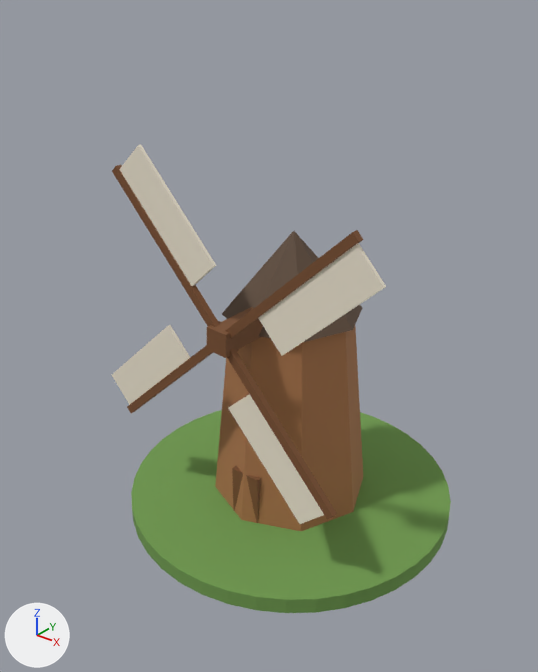
What one commit did to the glTF model modele/wiatrak.glb.
Camera for both pictures: a 50 mm lens placed at (0.975, -1.309, 1.263), pointed at (-0.019, -0.067, 0.493). The lights are fixed; the arrows at lower left show +X, +Y and +Z. The older version comes first. Where no turn or scale is listed for an object, it has been applied to the vertices. Vertices at exactly the same position are counted once.

Script lines for the objects in view, before the commit:
```python
me_mesh_0 = bpy.data.meshes.new('Mesh_0')
me_mesh_0.from_pydata(...)  # 129 vertices, 232 faces; spans x -0.42..0.42, y -0.42..0.42, z 0.0..0.74
# faces by material slot: [160, 32, 16, 24]
me_mesh_0.materials.append(mat_material_0)  # green #6f9a4e
me_mesh_0.materials.append(mat_material_1)  # brown #a9744a
me_mesh_0.materials.append(mat_material_2)  # brown #5e4a3a
me_mesh_0.materials.append(mat_material_3)  # brown #7a4f2e
me_mesh_1 = bpy.data.meshes.new('Mesh_1')
me_mesh_1.from_pydata(...)  # 72 vertices, 108 faces; spans x -0.384..0.384, y -0.02..0.02, z -0.384..0.384
# faces by material slot: [12, 48, 48]
me_mesh_1.materials.append(mat_material_3)  # brown #7a4f2e
me_mesh_1.materials.append(mat_material_4)  # brown #7a4f2e
me_mesh_1.materials.append(mat_material_5)  # pale yellow #efe6d2
ob_budynek = bpy.data.objects.new('budynek', me_mesh_0)
ob_budynek.location = (0.0, 0.0, 0.0)
ob_smigla = bpy.data.objects.new('smigla', me_mesh_1)
ob_smigla.location = (0.0, -0.25, 0.56)
```
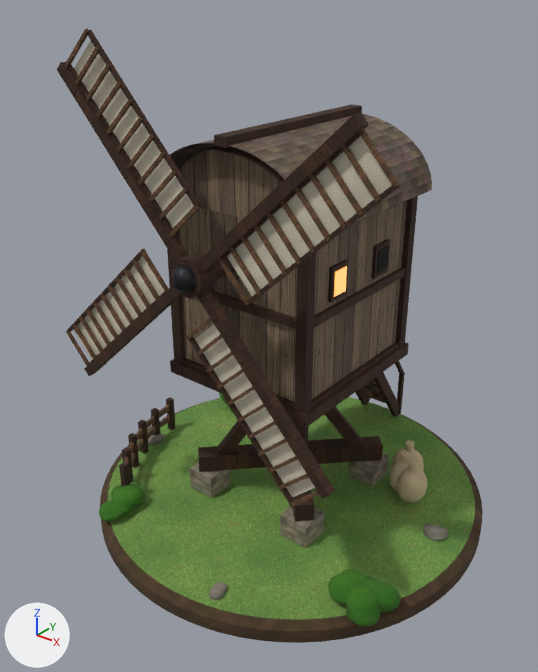
What differs and where, as boxes [x1, y1, x2, y2] in the pictures (538 x 672 px):
'wiatrak', added
    after: [99, 104, 483, 643]
    faces in mat_trawa: [107, 397, 475, 620]
    faces in mat_deski_stare: [178, 150, 407, 402]
    faces in mat_deski_ciemne: [119, 104, 424, 521]
    faces in mat_ziemia: [100, 398, 483, 643]
    faces in mat_gont: [170, 114, 432, 224]
'budynek', deleted
    before: [131, 231, 451, 613]
    faces in mat_material_0 (green #6f9a4e): [131, 410, 451, 613]
    faces in mat_material_1 (brown #a9744a): [215, 326, 363, 531]
    faces in mat_material_2 (brown #5e4a3a): [222, 231, 362, 342]
    faces in mat_material_3 (brown #7a4f2e): [222, 307, 263, 523]
'smigla', reshaped, moved, recoloured (25% wider, 26% taller)
    before: [112, 144, 386, 524]
    after: [57, 29, 400, 507]
part 1 of me_mesh_1, deleted (pale yellow)
    before: [258, 243, 386, 356]
part 2 of me_mesh_1, deleted (pale yellow)
    before: [119, 144, 216, 286]
part 3 of me_mesh_1, deleted (pale yellow)
    before: [112, 325, 190, 405]
part 4 of me_mesh_1, deleted (pale yellow)
    before: [228, 394, 324, 524]
part 5 of me_mesh_1, built on
    before: [112, 165, 364, 519]
    after: [57, 29, 400, 507]

Patch to the scene script:
```diff
--- a/modele/wiatrak.glb.py
+++ b/modele/wiatrak.glb.py
@@ mat_plotno @@
+mat_plotno = bpy.data.materials.new('plotno')
+# uses the picture img_plotno
+# uses the picture img_plotno_n
@@ mat_deski_ciemne @@
+mat_deski_ciemne = bpy.data.materials.new('deski_ciemne')
+# colours: brown #9e8c7f
+# uses the picture img_deski
+# uses the picture img_deski_n
@@ mat_deski @@
+mat_deski = bpy.data.materials.new('deski')
+# uses the picture img_deski
+# uses the picture img_deski_n
@@ mat_metal @@
+mat_metal = bpy.data.materials.new('metal')
+# uses the picture img_metal
+# uses the picture img_metal_n
@@ mat_deski_stare @@
+mat_deski_stare = bpy.data.materials.new('deski_stare')
+# uses the picture img_deski_stare
+# uses the picture img_deski_stare_n
@@ mat_gont @@
+mat_gont = bpy.data.materials.new('gont')
+# uses the picture img_gont
+# uses the picture img_gont_n
@@ mat_ziemia @@
+mat_ziemia = bpy.data.materials.new('ziemia')
+# colours: brown #9e7f61
+# uses the picture img_skala
+# uses the picture img_skala_n
@@ mat_trawa @@
+mat_trawa = bpy.data.materials.new('trawa')
+# uses the picture img_trawa
+# uses the picture img_trawa_n
@@ mat_skala @@
+mat_skala = bpy.data.materials.new('skala')
+# uses the picture img_skala
+# uses the picture img_skala_n
@@ mat_krzew @@
+mat_krzew = bpy.data.materials.new('krzew')
+# colours: green #8cc773
+# uses the picture img_trawa
+# uses the picture img_trawa_n
@@ mat_kamien_ciemny @@
+mat_kamien_ciemny = bpy.data.materials.new('kamien_ciemny')
+# uses the picture img_kamien_ciemny
+# uses the picture img_kamien_ciemny_n
@@ mat_worek @@
+mat_worek = bpy.data.materials.new('worek')
+# colours: pale yellow #f2e5cc
+# uses the picture img_plotno
+# uses the picture img_plotno_n
@@ me_mesh_1 @@
-me_mesh_1.from_pydata(...)  # 72 vertices, 108 faces; spans x -0.384..0.384, y -0.02..0.02, z -0.384..0.384
-me_mesh_1.materials.append(mat_material_3)  # brown #7a4f2e
-me_mesh_1.materials.append(mat_material_4)  # brown #7a4f2e
-me_mesh_1.materials.append(mat_material_5)  # pale yellow #efe6d2
+me_mesh_1.from_pydata(...)  # 917 vertices, 1444 faces; spans x -0.44..0.44, y -0.078..0.0, z -0.44..0.44
+# me_mesh_1 part 1: the loose piece of 8 vertices spanning x 0.103..0.384, y -0.004..0.004, z 0.014..0.283 is deleted
+# me_mesh_1 part 2: the loose piece of 8 vertices spanning x -0.283..-0.014, y -0.004..0.004, z 0.103..0.384 is deleted
+# me_mesh_1 part 3: the loose piece of 8 vertices spanning x -0.384..-0.103, y -0.004..0.004, z -0.283..-0.014 is deleted
+# me_mesh_1 part 4: the loose piece of 8 vertices spanning x 0.014..0.283, y -0.004..0.004, z -0.384..-0.103 is deleted
+# me_mesh_1 part 5: 40 vertices removed from x -0.331..0.331, y -0.02..0.02, z -0.331..0.331; 917 vertices added at x -0.44..0.44, y -0.078..0.0, z -0.44..0.44
+me_mesh_1.materials.append(mat_deski_ciemne)
+me_mesh_1.materials.append(mat_metal)
+me_mesh_1.materials.append(mat_deski)
+me_mesh_1.materials.append(mat_plotno)
@@ ob_budynek @@
-ob_budynek = bpy.data.objects.new('budynek', me_mesh_0)
@@ ob_smigla @@
 ob_smigla = bpy.data.objects.new('smigla', me_mesh_1)
-ob_smigla.location = (0.0, -0.25, 0.56)
+ob_smigla.location = (0.0, -0.3, 0.73)
@@ ob_wiatrak @@
+ob_wiatrak = bpy.data.objects.new('wiatrak', me_wiatrak)  # 3279 vertices, 6056 faces; spans x -0.5..0.5, y -0.5..0.512, z 0.0..0.986; in mat_ciemne (black #0d0b0a), mat_okno_swiatlo (orange #ffc773, glowing orange #f29e40)
+ob_wiatrak.location = (0.0, 0.0, 0.0)
```
